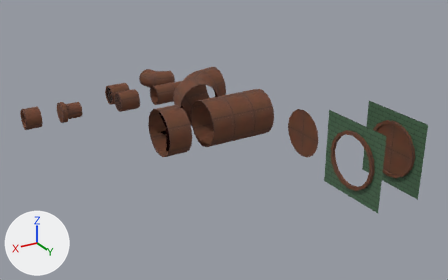
The Blender file Assets/World/Level2/raw/pipes.blend as it was, and as the next commit left it.
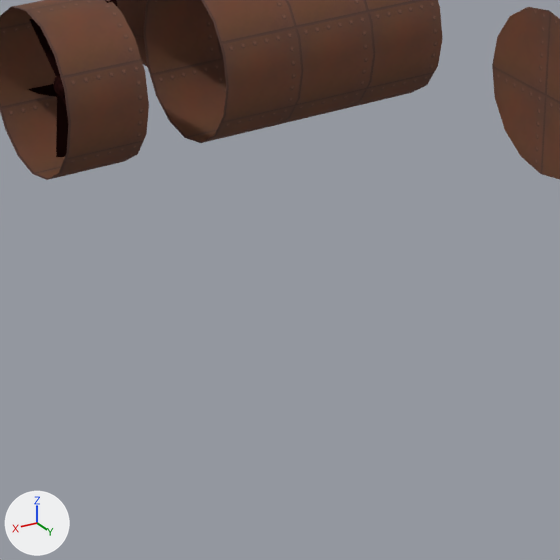
There are two pictures of each version: one whole from a 50 mm camera at (58.8, 85.2, 42.7) aimed at (7.8, 0.3, 0.2), one close up on the part from 34% to 69% of the width and 38% to 94% of the height. The axes (+X, +Y, +Z) are drawn at lower left. The lights are the same throughout. Objects named as collision shapes, trigger or cutter boxes, shadow casters or lower levels of detail are left out.

Objects in the first close-up: 'WideFan', 'WidePipe_90', 'WidePipe_InnerClosed', 'WidePipe_Straight', 'WindPipe_Straight_Short'.
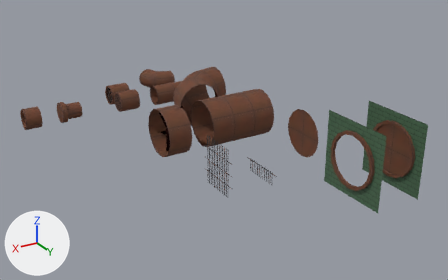
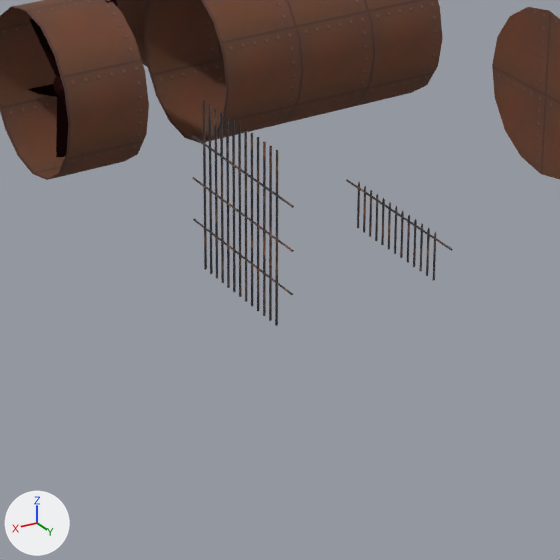
Location of each change, (x1, y1, x2, y2) in pixels of the close-ups (560 x 560 px):
'Sewer_Grate_High', added
    after: (192, 101, 294, 326)
'Sewer_Grate_Low', added
    after: (346, 179, 453, 280)

Diff of the bpy script that builds the scene:
```diff
--- a/Assets/World/Level2/raw/pipes.blend.py
+++ b/Assets/World/Level2/raw/pipes.blend.py
@@ img_tx_rusty_iron_200_png @@
+img_tx_rusty_iron_200_png = load_image('tx_rusty_iron_200.png', '../Materials/Textures/tx_rusty_iron_200.png', 128, 128, 'sRGB')
@@ mat_rustymetal @@
+mat_rustymetal = principled_material('RustyMetal')
+mat_rustymetal.texture = img_tx_rusty_iron_200_png
@@ me_plane_003 @@
+me_plane_003.from_pydata(...)  # 128 vertices, 83 faces; spans x -0.06..0.06, y 0.0..8.22, z -2.0..6.0
+me_plane_003.polygons.foreach_set('use_smooth', [True] * 83)
+me_plane_003.materials.append(mat_rustymetal)  # picture img_tx_rusty_iron_200_png
@@ me_plane_013 @@
+me_plane_013.from_pydata(...)  # 125 vertices, 123 faces; spans x -0.06..0.06, y 0.0..8.22, z -2.0..0.34
+me_plane_013.polygons.foreach_set('use_smooth', [True] * 123)
+me_plane_013.materials.append(mat_rustymetal)  # picture img_tx_rusty_iron_200_png
@@ ob_sewer_grate_high @@
+ob_sewer_grate_high = bpy.data.objects.new('Sewer_Grate_High', me_plane_003)
+ob_sewer_grate_high.location = (16.0, 8.0, 0.0)
@@ ob_sewer_grate_low @@
+ob_sewer_grate_low = bpy.data.objects.new('Sewer_Grate_Low', me_plane_013)
+ob_sewer_grate_low.location = (8.0, 8.0, 0.0)
```
